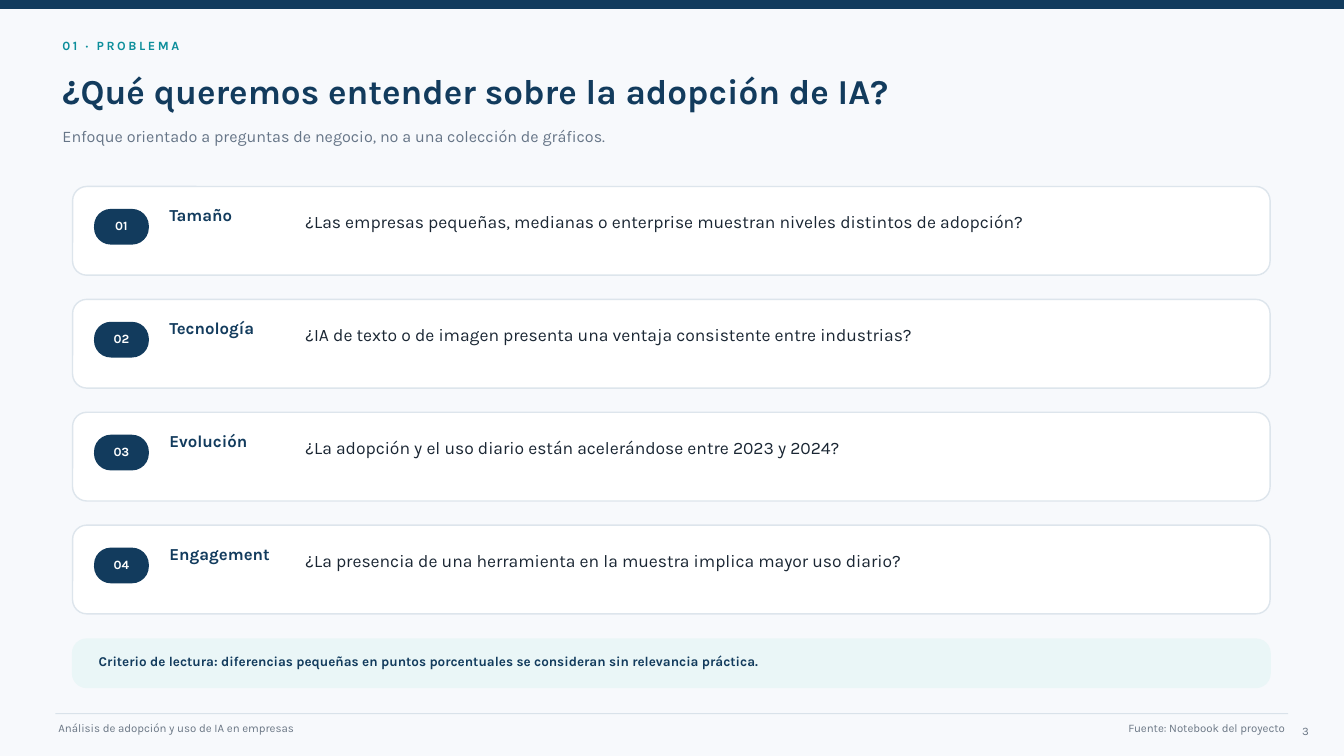
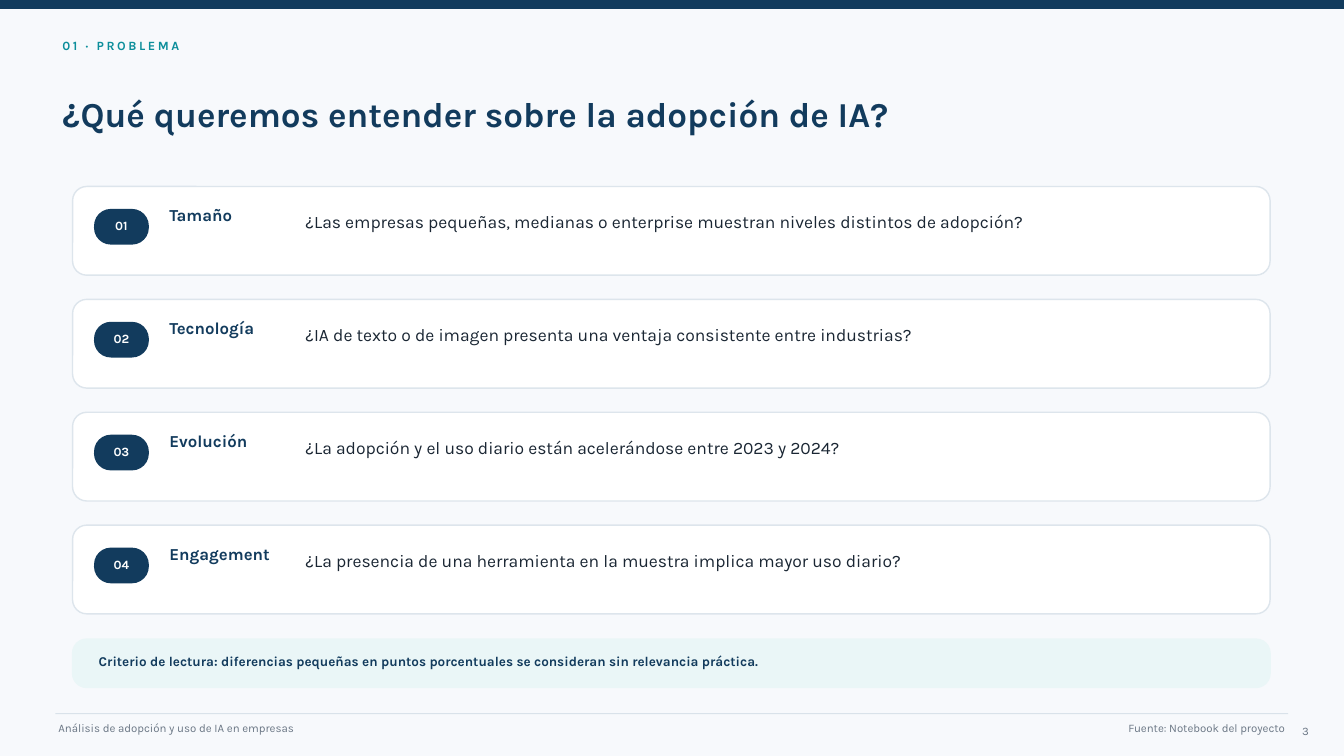
Before and after one commit to Amarilla-Agustin/Final-proyect, a slide deck: slide 3 of presentacion/Presentacion.pptx. Drawn at 1344x756 pixels with LibreOffice and Linux fonts; fonts in the diff are those of the drawing. Boxes give left, top, right and bottom in pixels: in the first picture for what was removed or moved away, otherwise in the second. Text is boxed around its words. In the diff, an @@ line names an element or a change of style, - is before the commit and + after.

```diff
--- a/presentacion/Presentacion.pptx
+++ b/presentacion/Presentacion.pptx
@@ text "¿Qué queremos entender sobre la ...": place and size @@
-text "¿Qué queremos entender sobre la ..." at [62,76,889,113]
+text "¿Qué queremos entender sobre la ..." at [62,99,889,136]
@@ text removed at [62,130,606,146] @@
-Enfoque orientado a preguntas de negocio, no a una colección de gráficos.
```
Also in this commit, not shown: 4 other slides changed.
